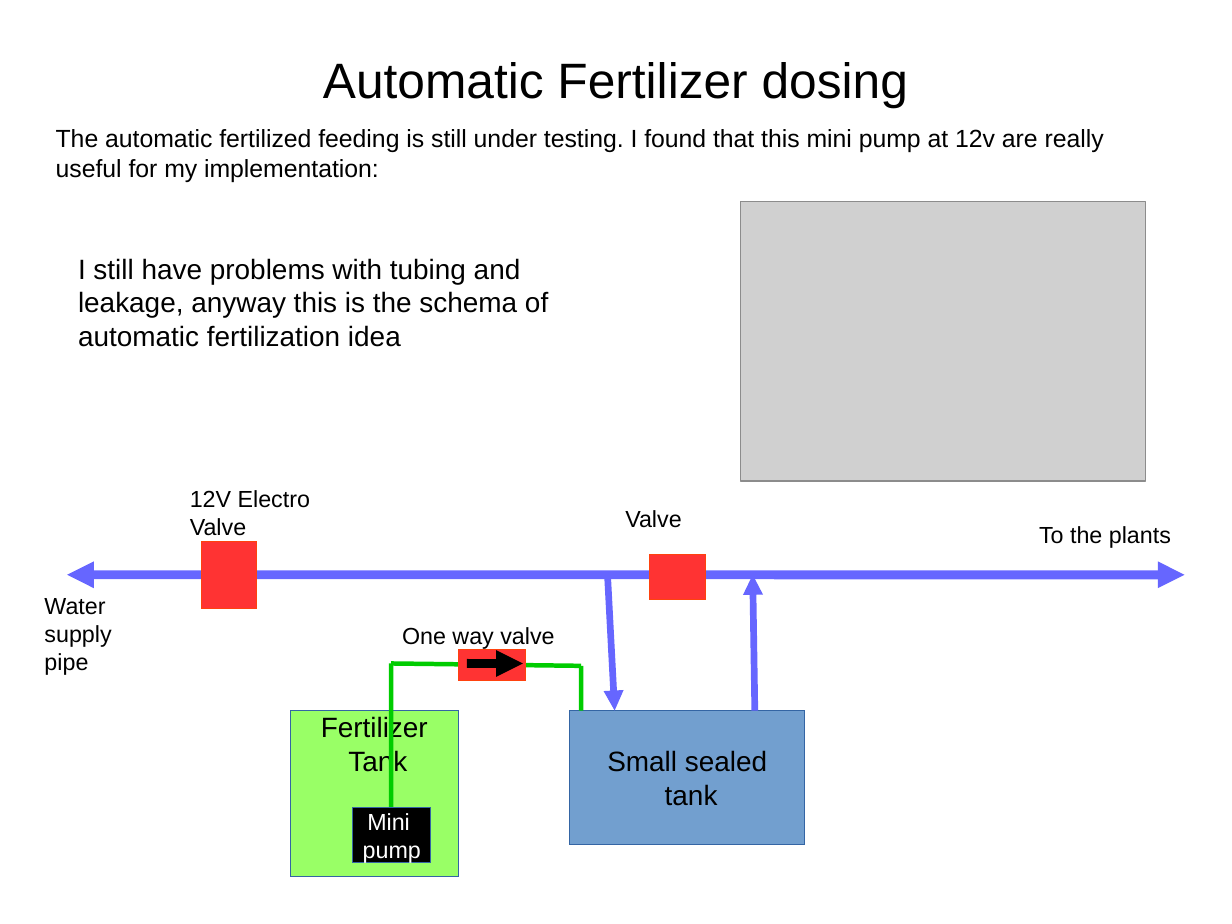
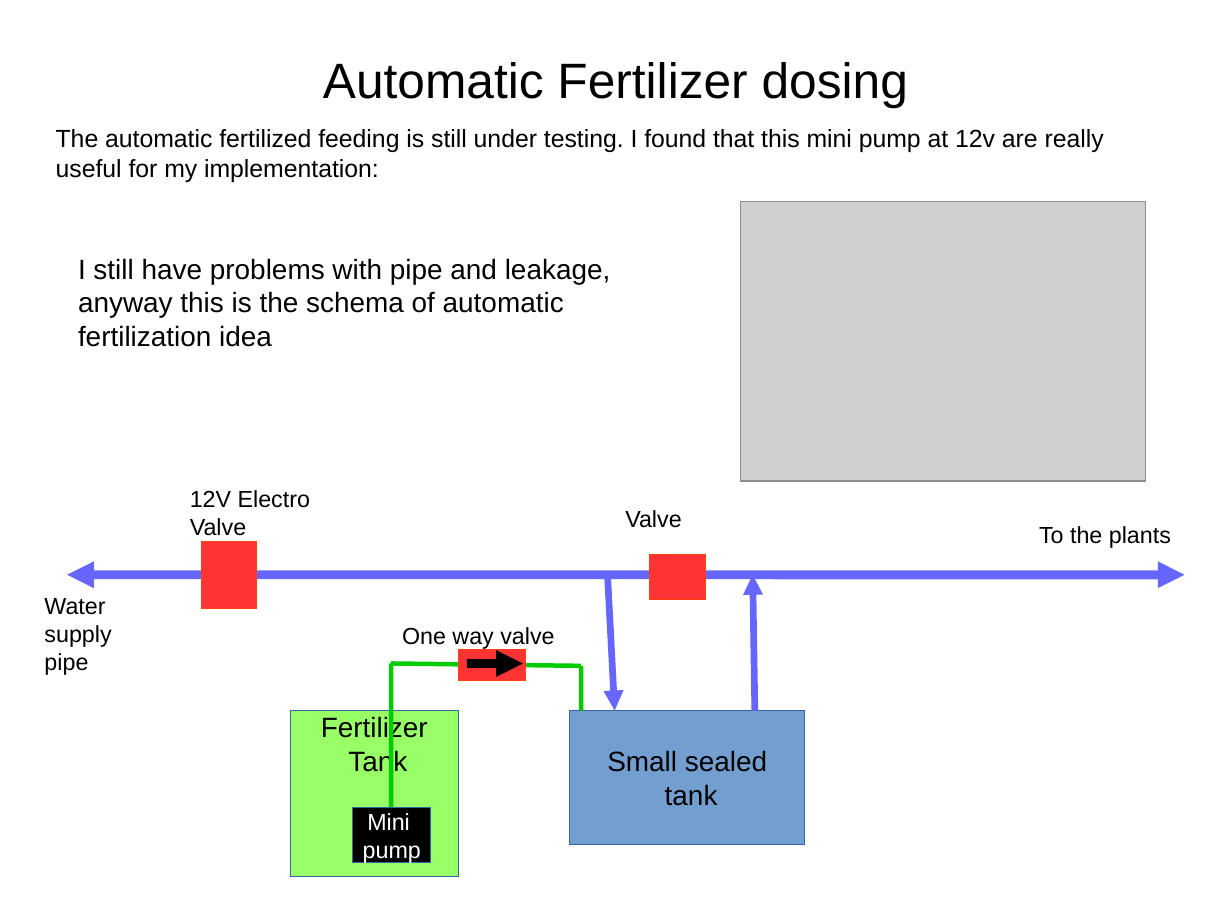
Before and after one commit to Hydrosys4/Master, a slide deck: slide 13 of Documentation/Hardware.odp. Drawn at 1232x924 pixels with LibreOffice and Linux fonts; fonts in the diff are those of the drawing; grey boxes stand for pictures. Boxes give left, top, right and bottom in pixels: in the first picture for what was removed or moved away, otherwise in the second. Text is boxed around its words. In the diff, an @@ line names an element or a change of style, - is before the commit and + after.

```diff
--- a/Documentation/Hardware.odp
+++ b/Documentation/Hardware.odp
@@ text at (78, 258, 611, 347): text changed @@
-I still have problems with tubing and leakage, anyway this is the schema of automatic fertilization idea
+I still have problems with pipe and leakage, anyway this is the schema of automatic fertilization idea
```
Also in this commit, not shown: 3 other slides changed, 52 other files.
